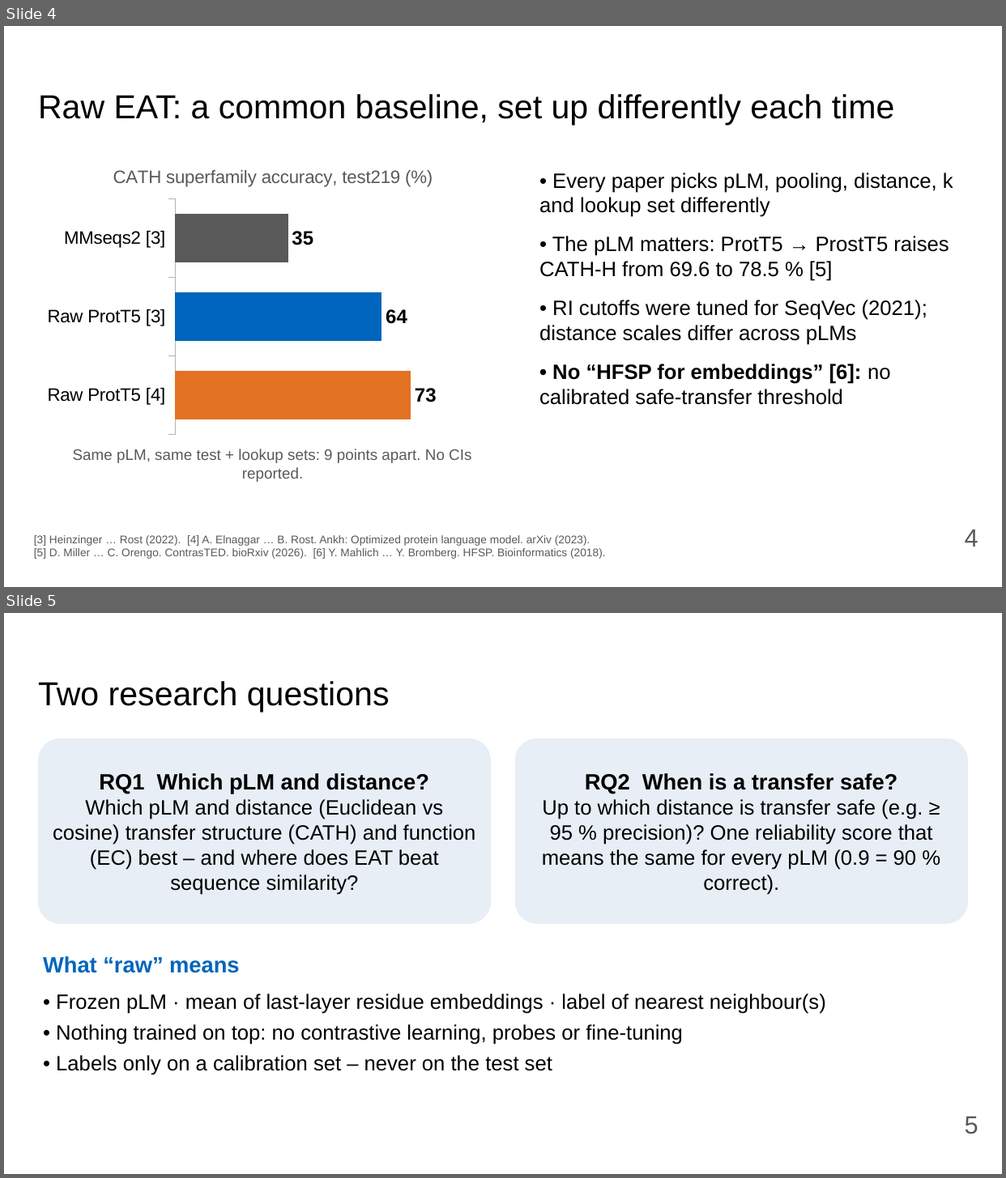
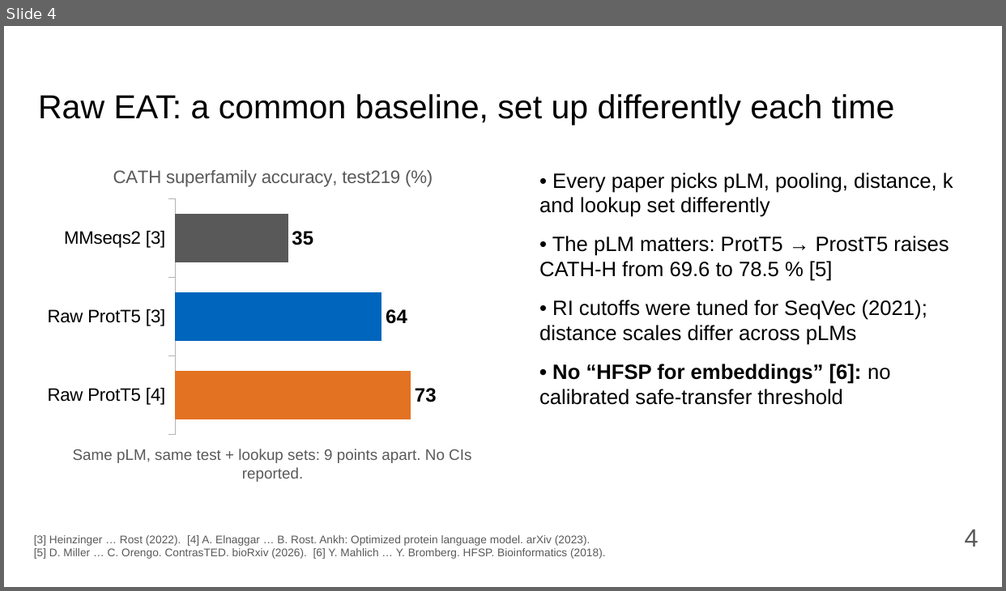
Before and after one commit to Pollysoma/protein-prediction-project-2, a slide deck: presentation/2026-11-02_pitch.pptx. Shown one above the other, each under a label of ours: slides 4 and 5 before the commit, slide 4 after it. The pictures are 1006x1178 and 1006x591 pixels, drawn with LibreOffice and Linux fonts; fonts in the diff are those of the drawing. Boxes give left, top, right and bottom in pixels: in the first picture for what was removed or moved away, otherwise in the second. Text is boxed around its words. In the diff, an @@ line names an element or a change of style, - is before the commit and + after.

Commit message:
Rework pitch slides 5+ for a non-expert audience
Refs #14

```diff
--- a/presentation/2026-11-02_pitch.pptx
+++ b/presentation/2026-11-02_pitch.pptx
@@ slide 5 removed at [4, 613, 1002, 1174], background #FFFFFF @@
@@ title removed at [38, 681, 390, 713] @@
-Two research questions
@@ rounded rectangle removed at [38, 739, 491, 924] @@
-RQ1 Which pLM and distance?
-Which pLM and distance (Euclidean vs cosine) transfer structure (CATH) and function (EC) best – and where does EAT beat sequence similarity?
@@ rounded rectangle removed at [515, 739, 968, 924] @@
-RQ2 When is a transfer safe?
-Up to which distance is transfer safe (e.g. ≥ 95 % precision)? One reliability score that means the same for every pLM (0.9 = 90 % correct).
@@ text removed at [43, 956, 239, 973] @@
-What “raw” means
@@ text removed at [56, 994, 826, 1076] @@
-• Frozen pLM · mean of last-layer residue embeddings · label of nearest neighbour(s)
-• Nothing trained on top: no contrastive learning, probes or fine-tuning
-• Labels only on a calibration set – never on the test set
@@ page number removed at [965, 1117, 978, 1135] @@
-5
```
Also in this commit, not shown: 1 slide changed, 5 slides added, 6 other slides removed, 1 other file.
